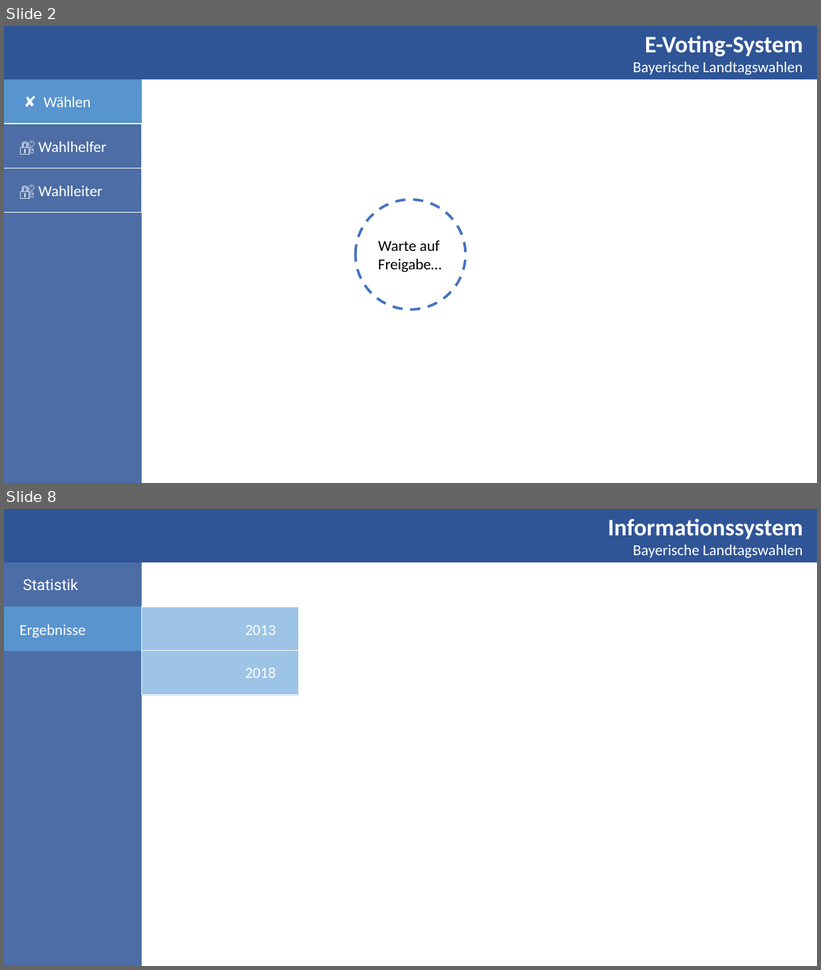
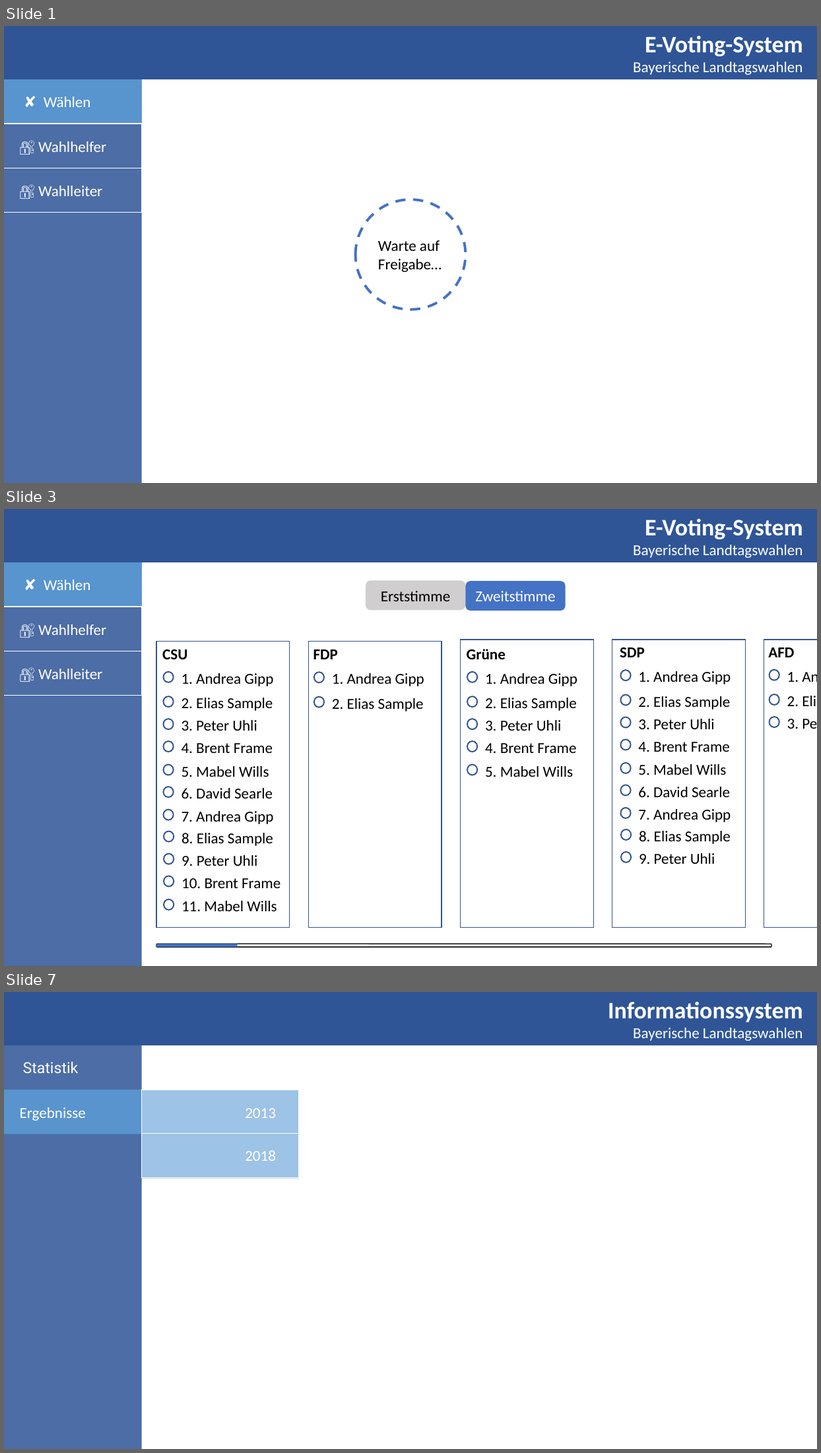
Before and after one commit to DominikHorn/wise2019-dbsystems-project, a slide deck: specification/Mock.pptx. Shown one above the other, each under a label of ours: slides 2 and 8 before the commit, slides 1, 3 and 7 after it; the slides between them are not shown. The pictures are 821x970 and 821x1453 pixels, drawn with LibreOffice and Linux fonts; fonts in the diff are those of the drawing. Boxes give left, top, right and bottom in pixels: in the first picture for what was removed or moved away, otherwise in the second. Text is boxed around its words. In the diff, an @@ line names an element or a change of style, - is before the commit and + after.

```diff
--- a/specification/Mock.pptx
+++ b/specification/Mock.pptx
@@ slide 3 added at (x1=4, y1=509, x2=817, y2=966), background #FFFFFF @@
@@ rectangle added at (x1=4, y1=509, x2=142, y2=966), fill #2F5597 at 86% opacity @@
@@ rectangle added at (x1=4, y1=509, x2=817, y2=562), fill #2F5597 @@
@@ text added at (x1=633, y1=519, x2=803, y2=558), 18 pt, text #FFFFFF @@
+E-Voting-System
+Bayerische Landtagswahlen
@@ rectangle added at (x1=4, y1=562, x2=142, y2=607), fill #5B9BD5 at 86% opacity, 18 pt, text #FFFFFF @@
+✘ Wählen
@@ rounded rectangle added at (x1=366, y1=580, x2=466, y2=610), fill #D0CECE, 18 pt, text #000000 @@
+Erststimme
@@ rounded rectangle added at (x1=466, y1=581, x2=566, y2=611), fill #4472C4, 18 pt, text #FFFFFF @@
+Zweitstimme
@@ rectangle added at (x1=4, y1=607, x2=142, y2=651), fill #4C6DA6 at 86% opacity, outline #FFFFFF 1 pt, 18 pt, text #FFFFFF @@
+🔐 Wahlhelfer
@@ rectangle added at (x1=4, y1=651, x2=142, y2=696), fill #4C6DA6 at 86% opacity, outline #FFFFFF 1 pt, 18 pt, text #FFFFFF @@
+🔐 Wahlleiter
@@ group added at (x1=156, y1=640, x2=817, y2=928): 35 texts, 30 ellipses, 5 rectangles @@
+CSU
+1. Andrea Gipp
+2. Elias Sample
+3. Peter Uhli
+4. Brent Frame
+5. Mabel Wills
+6. David Searle
+7. Andrea Gipp
+8. Elias Sample
+9. Peter Uhli
+10. Brent Frame
+11. Mabel Wills
+FDP
+1. Andrea Gipp
+2. Elias Sample
+Grüne
+1. Andrea Gipp
+2. Elias Sample
+3. Peter Uhli
+4. Brent Frame
+5. Mabel Wills
+SDP
+1. Andrea Gipp
+2. Elias Sample
+3. Peter Uhli
+4. Brent Frame
+5. Mabel Wills
+6. David Searle
+7. Andrea Gipp
+8. Elias Sample
+9. Peter Uhli
+AFD
+1. Andrea Gipp
+2. Elias Sample
+3. Peter Uhli
@@ rounded rectangle added at (x1=156, y1=945, x2=772, y2=948), outline #000000 1 pt @@
@@ rounded rectangle added at (x1=156, y1=945, x2=238, y2=948), fill #4472C4 @@
@@ what was slide 2 is now slide 1 @@
@@ what was slide 8 is now slide 7 @@
```
Also in this commit, not shown: 1 slide changed, 3 other slides added.
